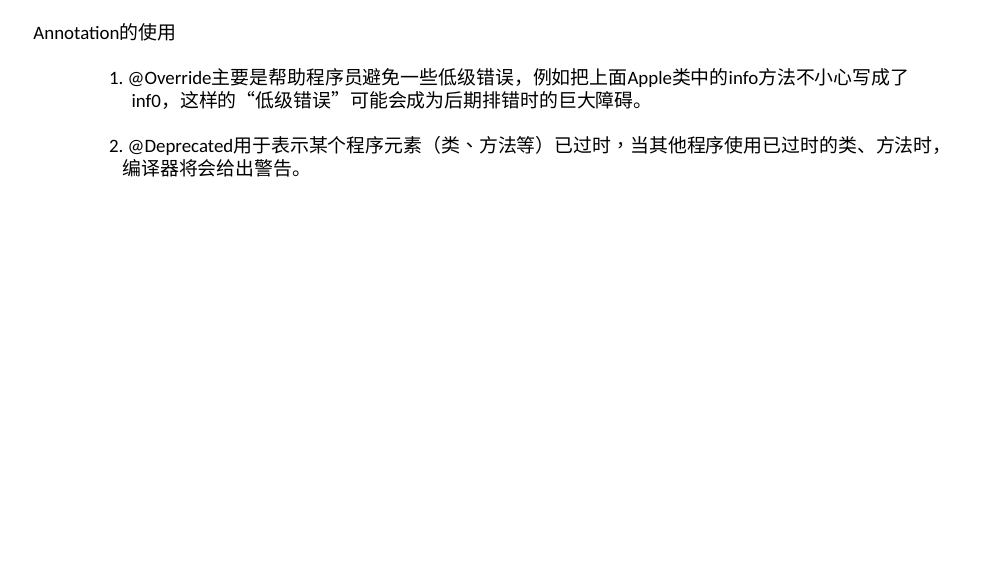
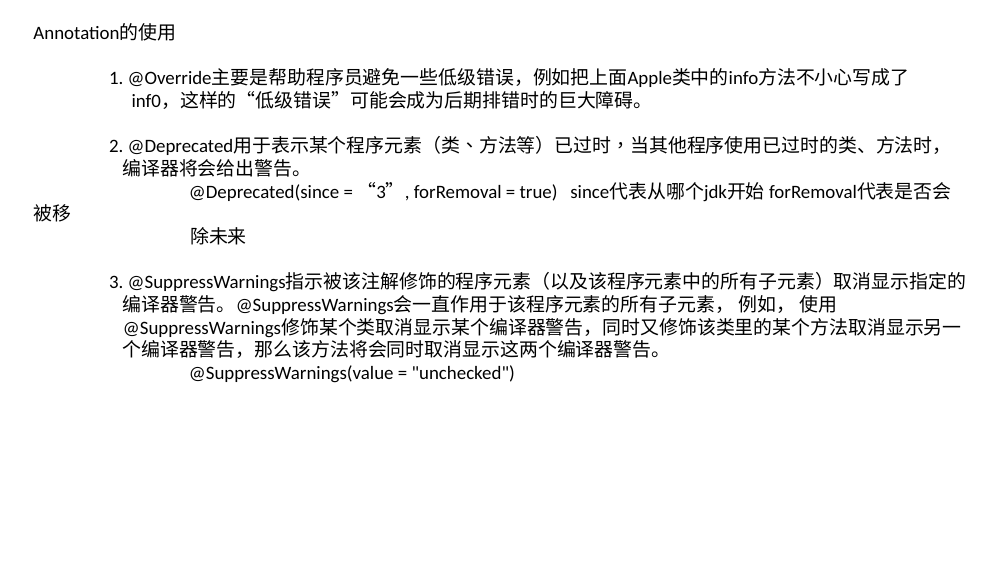
Before and after one commit to luchaojun/ChaojunStudy, a slide deck: slide 3 of JavaStudy/JavaStudyNote/Annotation/Java_Annotation.pptx. Drawn at 1008x567 pixels with LibreOffice and Linux fonts; fonts in the diff are those of the drawing. Boxes give left, top, right and bottom in pixels: in the first picture for what was removed or moved away, otherwise in the second. Text is boxed around its words. In the diff, an @@ line names an element or a change of style, - is before the commit and + after.

```diff
--- a/JavaStudy/JavaStudyNote/Annotation/Java_Annotation.pptx
+++ b/JavaStudy/JavaStudyNote/Annotation/Java_Annotation.pptx
@@ text at [109, 182, 967, 383]: paragraphs added @@
+@Deprecated(since = “3”, forRemoval = true) since代表从哪个jdk开始 forRemoval代表是否会被移
+除未来
+3. @SuppressWarnings指示被该注解修饰的程序元素（以及该程序元素中的所有子元素）取消显示指定的
+编译器警告。@SuppressWarnings会一直作用于该程序元素的所有子元素， 例如， 使用
+@SuppressWarnings修饰某个类取消显示某个编译器警告，同时又修饰该类里的某个方法取消显示另一
+个编译器警告，那么该方法将会同时取消显示这两个编译器警告。
+@SuppressWarnings(value = "unchecked")
```
Also in this commit, not shown: 1 slide added.
